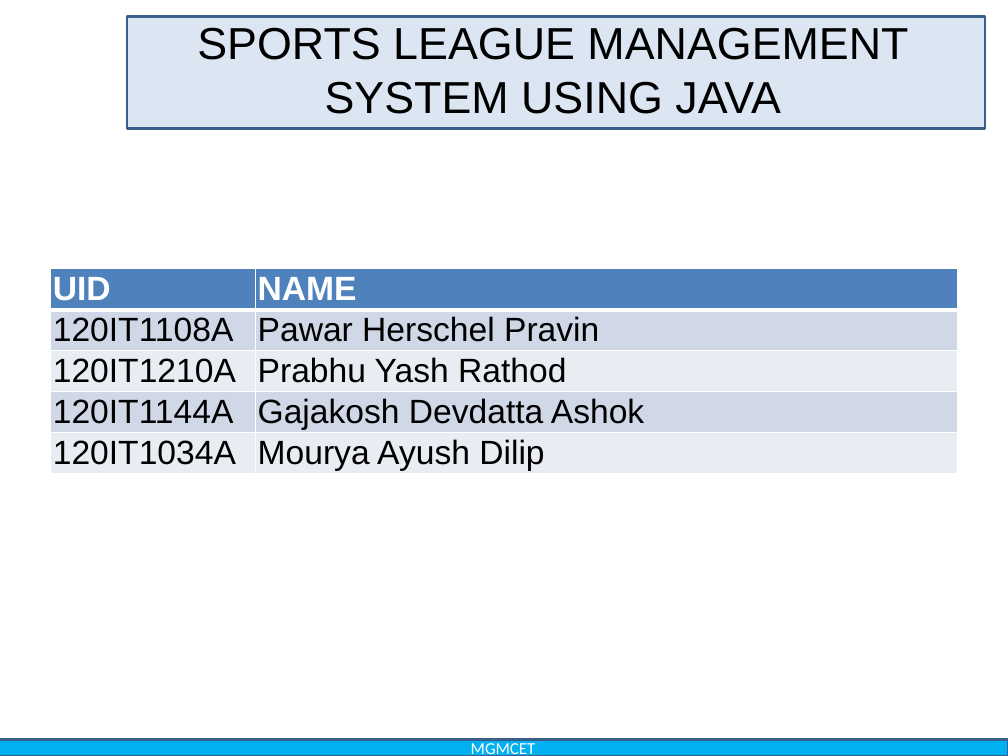
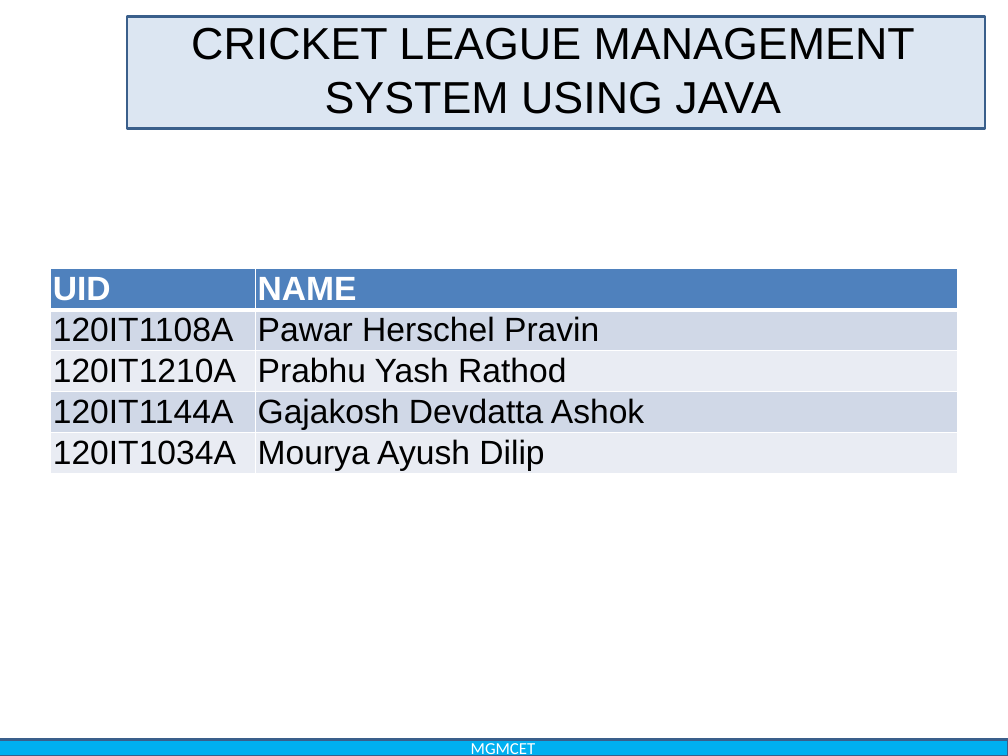
Before and after one commit to pawarherschel/college-project-docs, a slide deck: slide 1 of G3_36,39,28,09.pptx. Drawn at 1008x756 pixels with LibreOffice and Linux fonts; fonts in the diff are those of the drawing; background and template pictures are left out. Boxes give left, top, right and bottom in pixels: in the first picture for what was removed or moved away, otherwise in the second. Text is boxed around its words. In the diff, an @@ line names an element or a change of style, - is before the commit and + after.

```diff
--- a/G3_36,39,28,09.pptx
+++ b/G3_36,39,28,09.pptx
@@ title at box(191, 27, 915, 114): text changed @@
-SPORTS LEAGUE MANAGEMENT SYSTEM USING JAVA
+CRICKET LEAGUE MANAGEMENT SYSTEM USING JAVA
```
Also in this commit, not shown: 3 other files.
